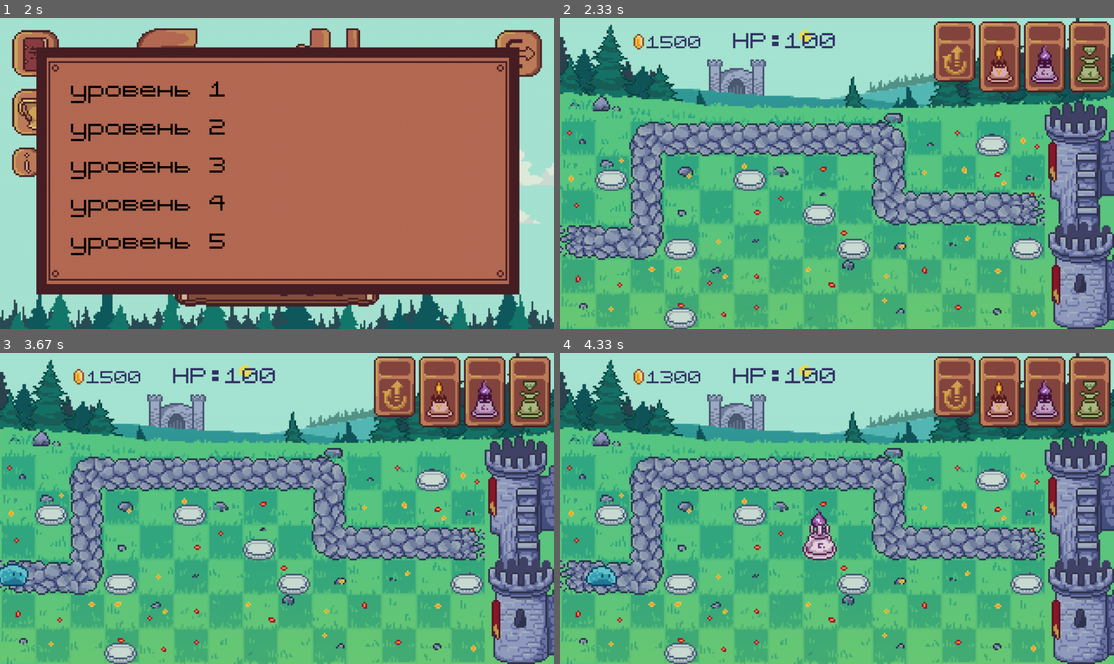
Above: before the commit, frames 1-4 (two rows, left to right).
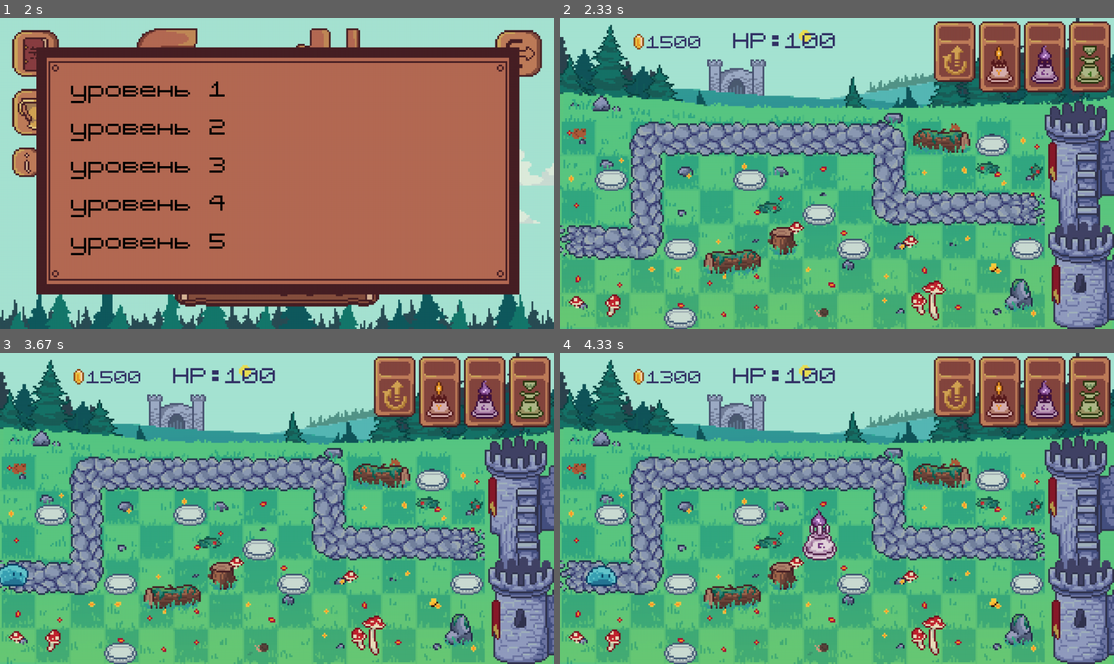
Above: after the commit, the same moments.

Repository: LenaSup/PyGame_project
Game: pygame game, started from main.py
Same seed, same stepped clock (60 frames per second), same inputs: the game is played once before the commit and once after it.
Inputs (mouse positions are in pixels of both pictures, inside the frame that each line leads up to):
- Up to frame 1 (2 s): press the mouse at (33, 52) at 0.37 s; move the mouse to (72, 148) at 0.47 s; release the mouse at (105, 245) at 0.6 s; press the mouse at (481, 83) at 0.7 s; move the mouse to (326, 70) at 0.8 s; release the mouse at (166, 61) at 0.93 s; press the mouse at (27, 161) at 1.03 s; move the mouse to (221, 192) at 1.13 s; release the mouse at (421, 223) at 1.27 s; press the mouse at (481, 83) at 1.37 s; move the mouse to (454, 67) at 1.47 s; release the mouse at (421, 55) at 1.6 s; press the mouse at (277, 257) at 1.7 s; move the mouse to (376, 245) at 1.8 s; release the mouse at (470, 235) at 1.93 s
- Up to frame 2 (2.33 s): press the mouse at (709, 126) at 2.03 s; move the mouse to (753, 136) at 2.13 s; release the mouse at (803, 145) at 2.27 s
- Up to frame 3 (3.67 s): press the mouse at (393, 387) at 2.37 s; move the mouse to (321, 390) at 2.47 s; release the mouse at (249, 390) at 2.6 s
- Up to frame 4 (4.33 s): click (825, 542) at 4.22 s

Frame 1 is identical in both runs. In frame 2, 3.3% of the frame differs, in the area x 1-88%, y 33-98%; in frame 3, 3.3%; in frame 4, 3.3%.

Commit message:
Дикор карт

Diff:
--- a/data/map_1.map
+++ b/data/map_1.map
@@ -1,6 +1,6 @@
 ........0.....
 ..0..0...afs0.
 @fffs.affw.df$
-.0..dfw...0..0
-.......0......
+.0..dfw...0...
+.......0.....0
 ..............
--- a/main.py
+++ b/main.py
@@ -901,7 +901,8 @@
 
     castle = pygame.transform.scale(load_image('castle.png'), ((size[0] // 320) * 40, (size[1] // 180) * 132))
     current_level = main_menu(screen)
-    playing_field = pygame.transform.scale(load_image('background_0.png'), size)
+    playing_field = pygame.transform.scale(load_image(f'background_{current_level + 1}.png'), size)
+    print(f'background_{current_level}.png')
     #
     clickable_interface_elements = pygame.sprite.Group()
     upgrade_btn = UpgradeBtn(clickable_interface_elements, size)
Binary file added: graphics/background_1.png
Binary file added: graphics/background_2.png
Binary file added: graphics/background_3.png
Binary file added: graphics/background_4.png
Binary file added: graphics/background_5.png
Binary file changed: user_data.sqlite3
